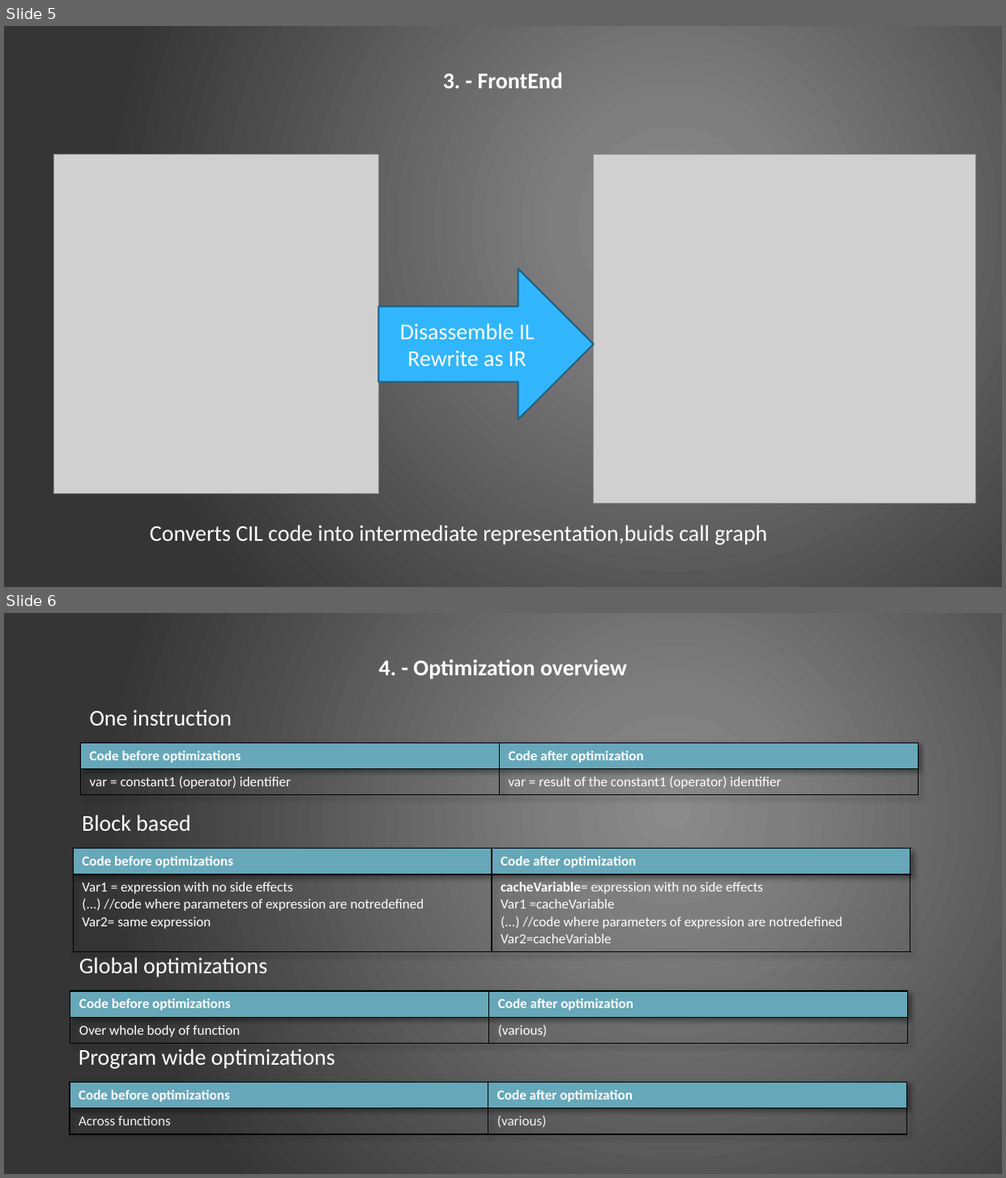
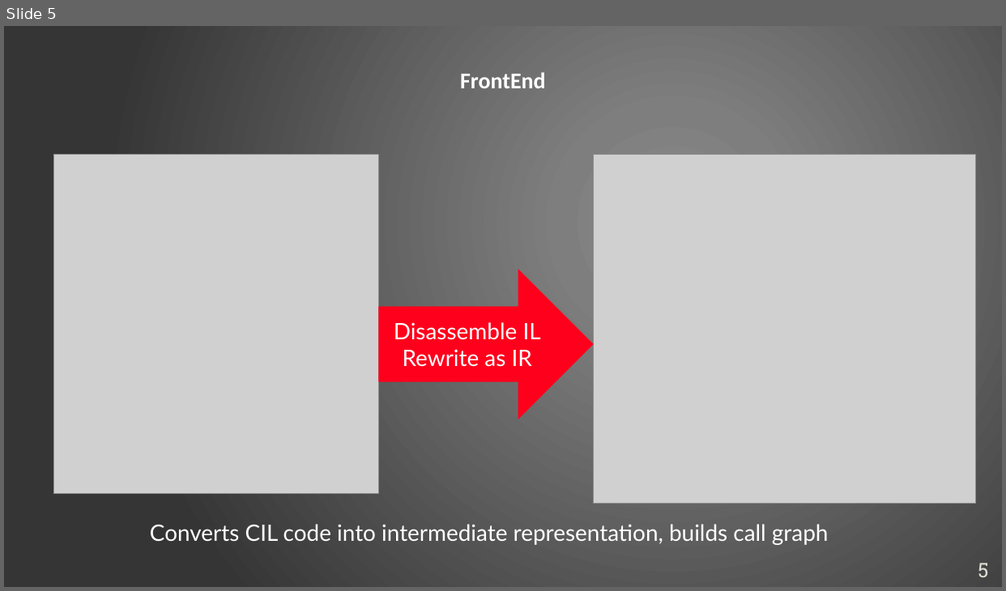
Before and after one commit to ciplogic/CodeRefractor, a slide deck: Documentation/Slides_final.pptx. Shown one above the other, each under a label of ours: slides 5 and 6 before the commit, slide 5 after it. The pictures are 1006x1178 and 1006x591 pixels, drawn with LibreOffice and Linux fonts; fonts in the diff are those of the drawing; grey boxes stand for pictures. Boxes give left, top, right and bottom in pixels: in the first picture for what was removed or moved away, otherwise in the second. Text is boxed around its words. In the diff, an @@ line names an element or a change of style, - is before the commit and + after.

```diff
--- a/Documentation/Slides_final.pptx
+++ b/Documentation/Slides_final.pptx
@@ slide 6 removed at box(4, 613, 1002, 1174), background gradient #8C8C8C to #7F7F7F to #353535 @@
@@ text removed at box(379, 659, 627, 679) @@
-4. - Optimization overview
@@ text removed at box(90, 709, 232, 726) @@
-One instruction
@@ table removed at box(81, 743, 918, 794), 2 rows, 2 columns @@
-Code before optimizations | Code after optimization
-var = constant1 (operator) identifier | var = result of the constant1 (operator) identifier
@@ text removed at box(82, 815, 191, 831) @@
-Block based
@@ table removed at box(73, 849, 910, 951), 2 rows, 2 columns @@
-Code before optimizations | Code after optimization
-Var1 = expression with no side effects / (...) //code where parameters of expression are notredefined / Var2= same expression | cacheVariable= expression with no side effects / Var1 =cacheVariable / (...) //code where parameters of expression are notredefined / Var2=cacheVariable
@@ text removed at box(79, 957, 267, 977) @@
-Global optimizations
@@ table removed at box(70, 991, 907, 1043), 2 rows, 2 columns @@
-Code before optimizations | Code after optimization
-Over whole body of function | (various)
@@ text removed at box(79, 1049, 335, 1069) @@
-Program wide optimizations
@@ table removed at box(69, 1082, 906, 1134), 2 rows, 2 columns @@
-Code before optimizations | Code after optimization
-Across functions | (various)
@@ slide 5 changed as well @@
@@ text at box(460, 72, 545, 88): text changed @@
-3. - FrontEnd
+FrontEnd
@@ right arrow "Disassemble IL" at box(379, 269, 594, 420): font Calibri to Lato; fill #31B6FD to #FF001C; outline #195E84 1.25 pt to none @@
@@ text at box(150, 524, 829, 545): text changed; font Calibri to Lato @@
-Converts CIL code into intermediate representation,buids call graph
+Converts CIL code into intermediate representation, builds call graph
@@ page number added at box(978, 563, 988, 578), 16 pt, text #E0E0D4 @@
+5
```
Also in this commit, not shown: 11 other slides changed, 2 slides added, 1 other slide removed, 1 other file.
